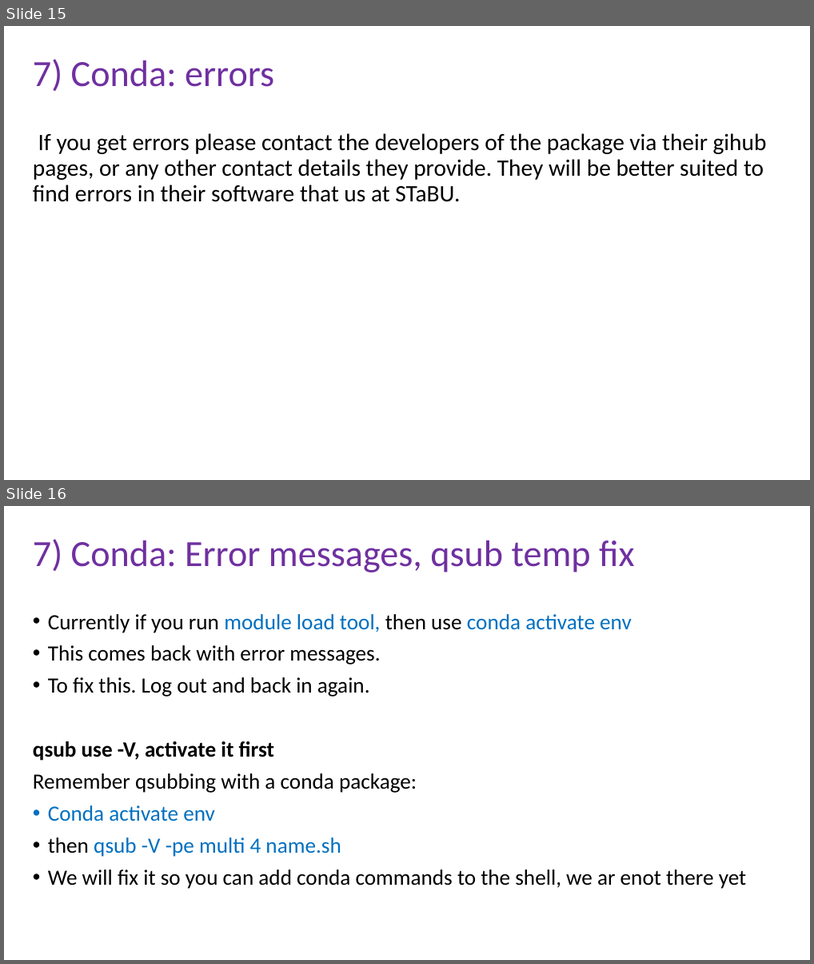
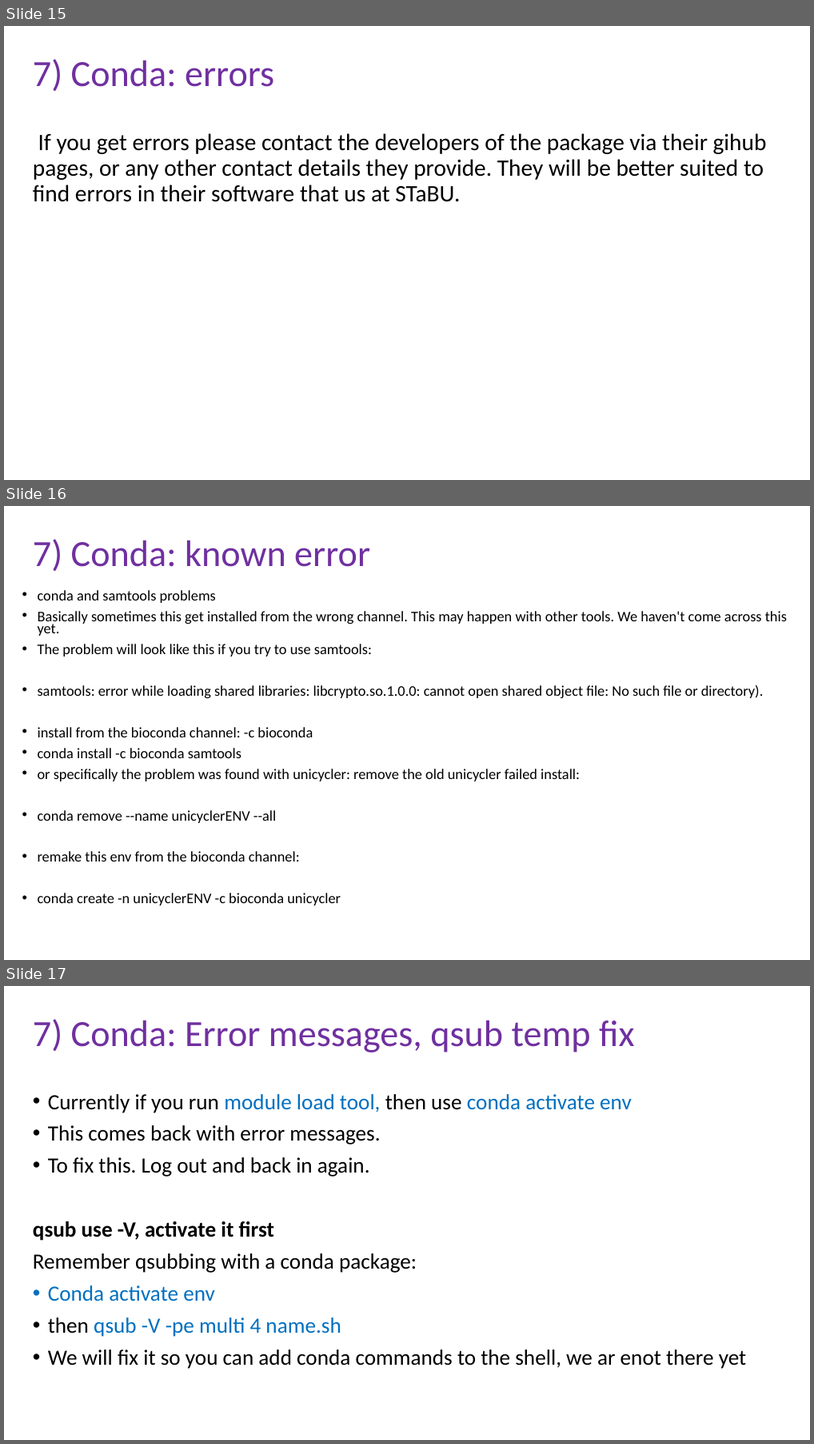
Before and after one commit to peterthorpe5/Sys_admin, a slide deck: cluster_course/powerpoint/7_Conda.pptx. Shown one above the other, each under a label of ours: slides 15 and 16 before the commit, slides 15, 16 and 17 after it. The pictures are 814x964 and 814x1444 pixels, drawn with LibreOffice and Linux fonts; fonts in the diff are those of the drawing. Boxes give left, top, right and bottom in pixels: in the first picture for what was removed or moved away, otherwise in the second. Text is boxed around its words. In the diff, an @@ line names an element or a change of style, - is before the commit and + after.

Commit message:
samtools error and bioconda channel info added

```diff
--- a/cluster_course/powerpoint/7_Conda.pptx
+++ b/cluster_course/powerpoint/7_Conda.pptx
@@ slide 16 added at [4, 506, 810, 960], background #FFFFFF @@
@@ title added at [33, 539, 370, 571], 44 pt, text #7030A0 @@
+7) Conda: known error
@@ text added at [38, 590, 787, 905], 17.5 pt, text #000000 @@
+• conda and samtools problems
+• Basically sometimes this get installed from the wrong channel. This may happen with other tools. We haven't come across this yet.
+• The problem will look like this if you try to use samtools:
+• samtools: error while loading shared libraries: libcrypto.so.1.0.0: cannot open shared object file: No such file or directory).
+• install from the bioconda channel: -c bioconda
+• conda install -c bioconda samtools
+• or specifically the problem was found with unicycler: remove the old unicycler failed install:
+• conda remove --name unicyclerENV --all
+• remake this env from the bioconda channel:
+• conda create -n unicyclerENV -c bioconda unicycler
@@ what was slide 16 is now slide 17 @@
```
